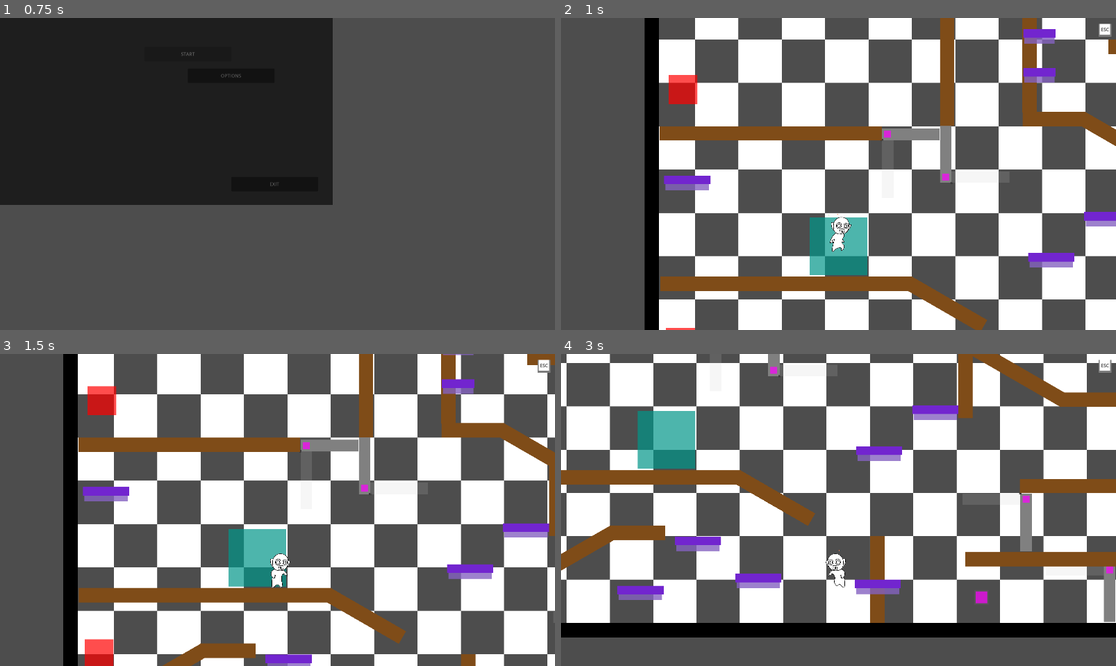
Above: before the commit, frames 1-4 (two rows, left to right).
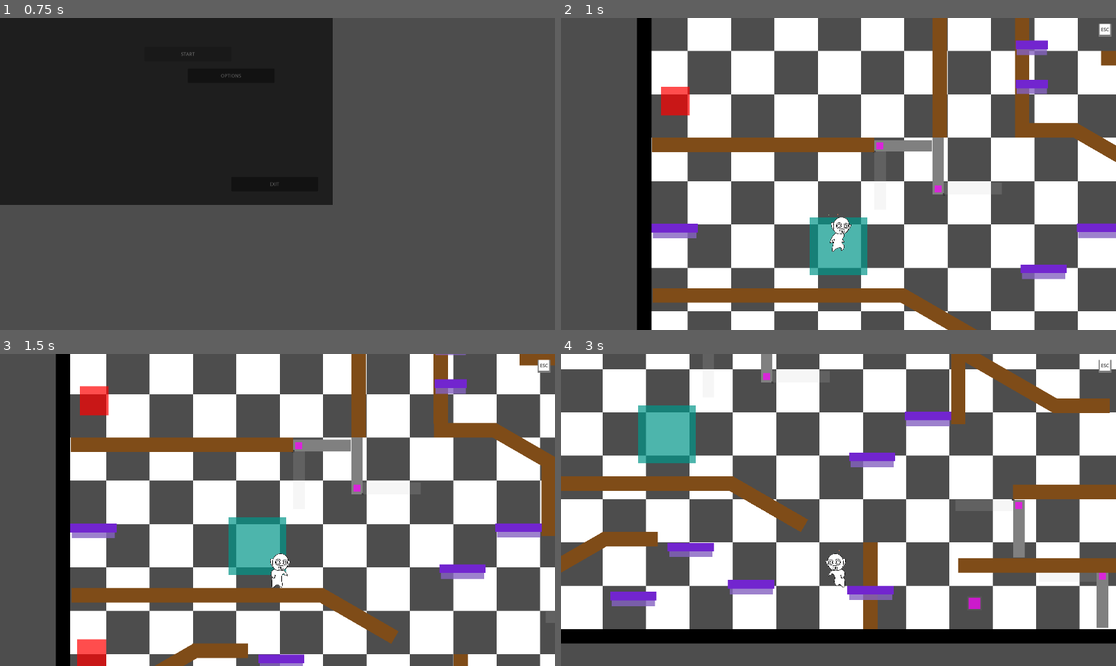
Above: after the commit, the same moments.

Repository: nanomugen/automata-project
Game: Godot game, scene res://scenes/menus/main_menu.tscn
Two runs of this game, one before a commit and one after it. Both use one fixed random seed, a clock stepped at 60 frames per second and the inputs below.
Inputs:
- Up to frame 1 (0.75 s): click "START" at 0.5 s
- Up to frame 2 (1 s): no input
- Up to frame 3 (1.5 s): hold Right (move_right) from 1.28 s (still down); hold Ctrl (attack) from 1.28 s (still down)
- Up to frame 4 (3 s): tap Space (jump) at 1.52, 2.27 s; release Ctrl (attack) at 2.03 s; tap Shift (dash) at 2.1 s; release Right (move_right) at 2.78 s; hold Left (move_left) from 2.78 s (still down); hold Ctrl (attack) from 2.78 s (still down)

Frame 1 is identical in both runs. In frame 2, 40% of the frame differs, in the area x 13-100%, y 0-100%; in frame 3, 21%; in frame 4, 34%.

Commit message:
fix dead end start state phase 01

Diff:
--- a/scenes/phases/phase_01.tscn
+++ b/scenes/phases/phase_01.tscn
@@ -35,7 +35,7 @@
 human = NodePath("../human")
 
 [node name="init" parent="Phase/Start_State" unique_id=1642130846 instance=ExtResource("5_1qxw2")]
-position = Vector2(-629, -659)
+position = Vector2(-603, -699)
 
 [node name="points" type="Node2D" parent="Phase/Start_State" unique_id=751447996]
 
@@ -59,7 +59,7 @@
 goal = 10
 
 [node name="exit2" parent="Phase/Start_State/exits" unique_id=999031583 instance=ExtResource("7_y802i")]
-position = Vector2(1081, -2361)
+position = Vector2(670, -2373)
 goal = 3
 is_final = true
 
@@ -132,6 +132,10 @@
 position = Vector2(166.00002, -1608)
 scale = Vector2(3.5529401, 1)
 
+[node name="block26" parent="Phase/Start_State/blocks" unique_id=1828396958 instance=ExtResource("10_nb0tq")]
+position = Vector2(566, -2274)
+scale = Vector2(1.3129303, 1)
+
 [node name="block19" parent="Phase/Start_State/blocks" unique_id=1978527487 instance=ExtResource("10_nb0tq")]
 position = Vector2(305, -1375)
 scale = Vector2(0.7607509, 1)
@@ -230,6 +234,12 @@
 [node name="platform9" parent="Phase/Start_State" unique_id=531799827 instance=ExtResource("8_yqti6")]
 position = Vector2(1119, -1690)
 
+[node name="platform12" parent="Phase/Start_State" unique_id=8834770 instance=ExtResource("8_yqti6")]
+position = Vector2(901, -1987)
+
+[node name="platform21" parent="Phase/Start_State" unique_id=798220833 instance=ExtResource("8_yqti6")]
+position = Vector2(897, -2174)
+
 [node name="platform10" parent="Phase/Start_State" unique_id=587176327 instance=ExtResource("8_yqti6")]
 position = Vector2(1201, -1542)
 
@@ -244,7 +254,7 @@
 position = Vector2(107, -611)
 
 [node name="platform18" parent="Phase/Start_State" unique_id=906846293 instance=ExtResource("8_yqti6")]
-position = Vector2(-1152, -879)
+position = Vector2(-1170, -752)
 
 [node name="platform19" parent="Phase/Start_State" unique_id=1628346361 instance=ExtResource("8_yqti6")]
 position = Vector2(301, -753)
Not shown, changed: build/web/index.html
Not shown, changed: build/web/index.pck
